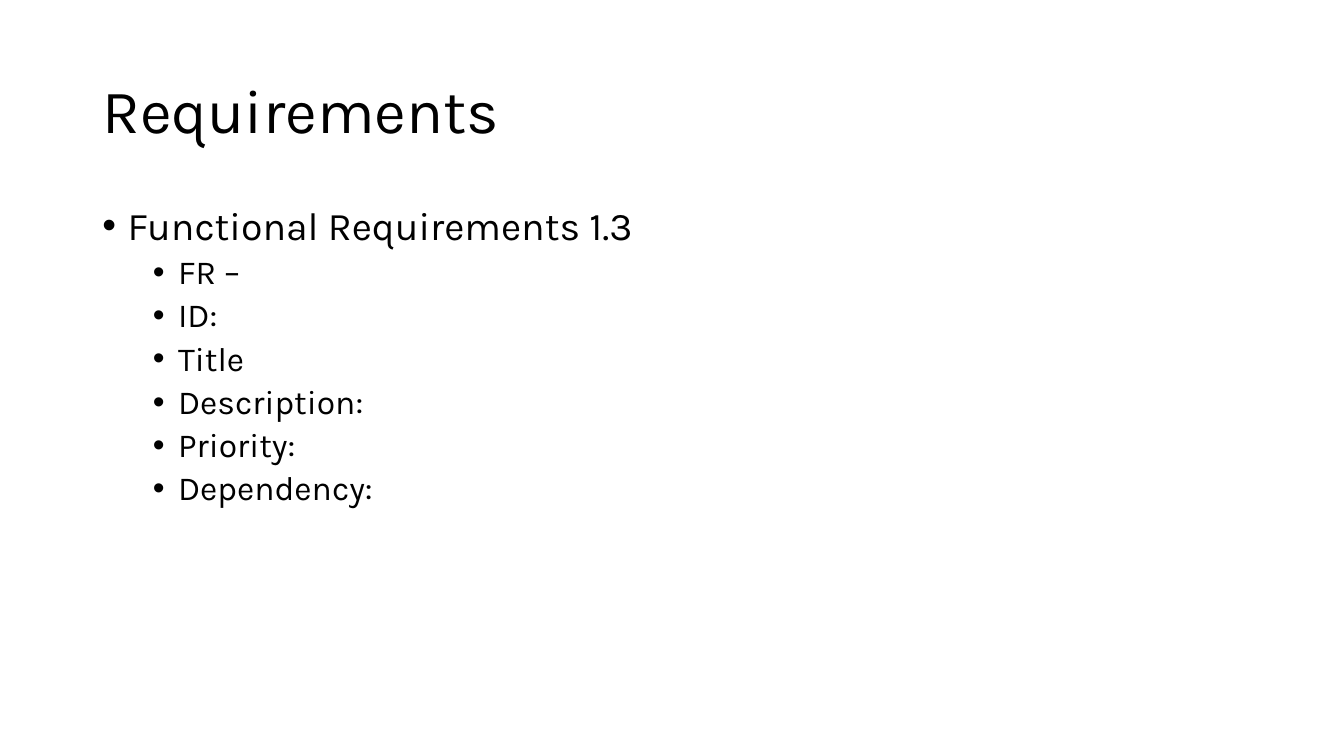
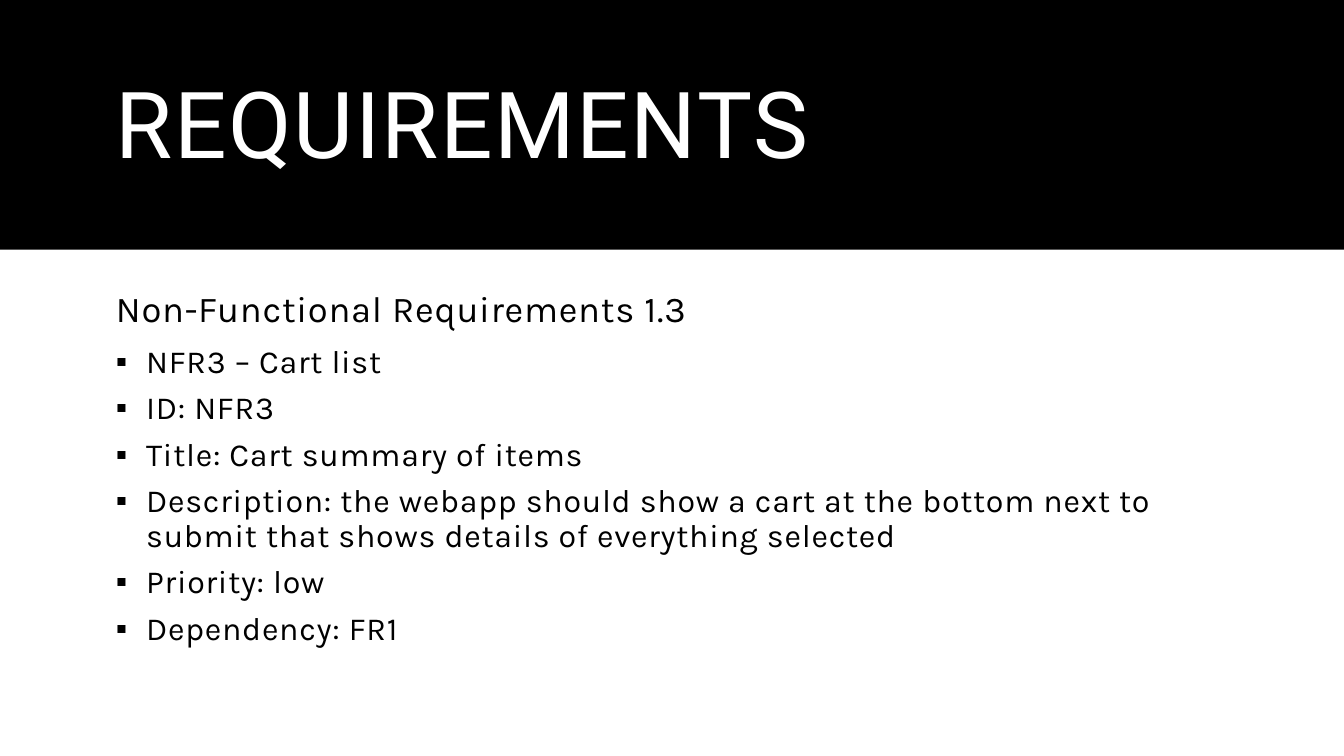
Before and after one commit to SeanStaley21/CSE-350-Team23, a slide deck: slide 5 of homeworks/Homework 1/Homework 1.pptx (slide 8 before the commit). Drawn at 1344x756 pixels with LibreOffice and Linux fonts; fonts in the diff are those of the drawing. Boxes give left, top, right and bottom in pixels: in the first picture for what was removed or moved away, otherwise in the second. Text is boxed around its words. In the diff, an @@ line names an element or a change of style, - is before the commit and + after.

```diff
--- a/homeworks/Homework 1/Homework 1.pptx
+++ b/homeworks/Homework 1/Homework 1.pptx
@@ rectangle added at bbox=[0, 0, 1344, 250], fill #000000 @@
@@ title at bbox=[116, 91, 808, 169]: text changed; size 44 to 66 pt; font Karla to Roboto; text colour #000000 to #FFFFFF @@
-Requirements
+REQUIREMENTS
@@ text at bbox=[116, 297, 1149, 648]: text changed; size 24 to 23 pt @@
-• Functional Requirements 1.3
-  • FR –
-  • ID:
-  • Title
-  • Description:
-  • Priority:
-  • Dependency:
+Non-Functional Requirements 1.3
+  ▪ NFR3 – Cart list
+  ▪ ID: NFR3
+  ▪ Title: Cart summary of items
+  ▪ Description: the webapp should show a cart at the bottom next to submit that shows details of everything selected
+  ▪ Priority: low
+  ▪ Dependency: FR1
```
Also in this commit, not shown: 5 other slides changed, 5 slides added, 5 slides removed, 1 other file.
